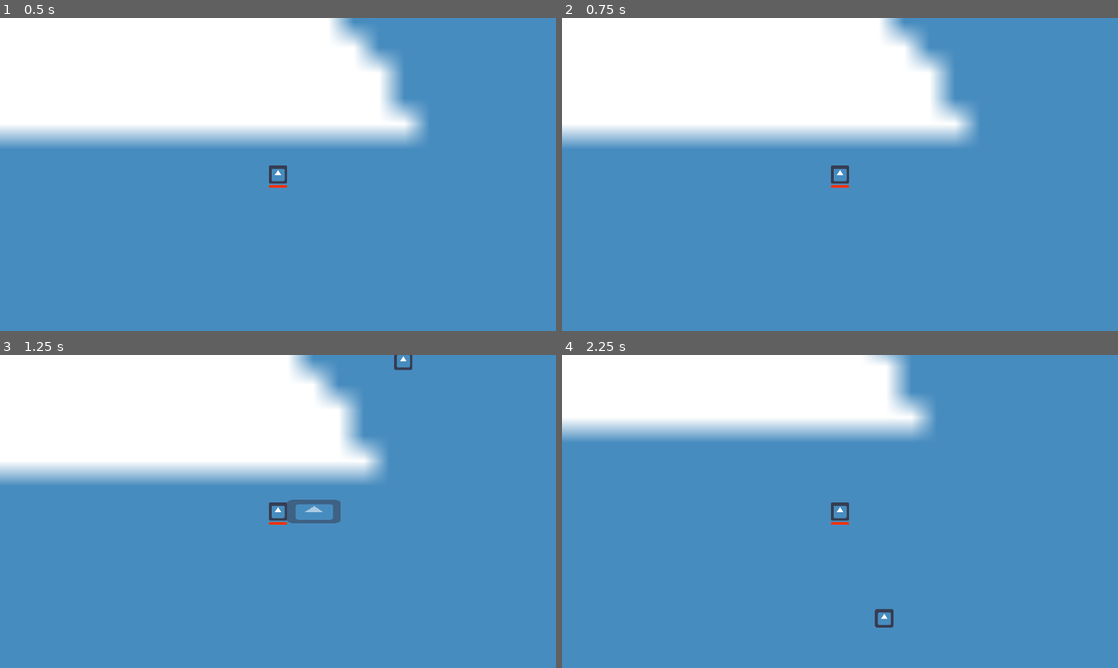
Above: before the commit, frames 1-4 (two rows, left to right).
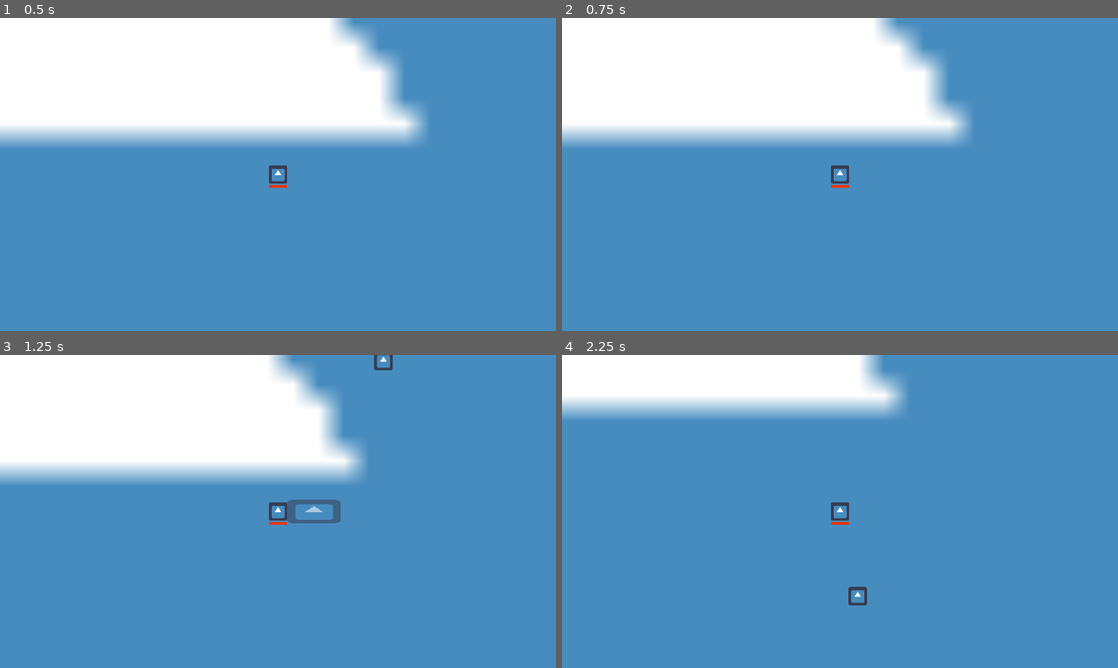
Above: after the commit, the same moments.

Repository: Merliin42/ludum-dare-56
Game: Godot game, scene res://main.tscn
Same seed, same stepped clock (60 frames per second), same inputs: the game is played once before the commit and once after it. The engine's default icon, where the game draws it, is replaced by a stand-in: a white triangle on a blue panel in a dark square.
Inputs:
- Up to frame 1 (0.5 s): no input
- Up to frame 2 (0.75 s): tap Enter at 0.5 s; hold D (character_right) from 0.53 s (still down)
- Up to frame 3 (1.25 s): keep holding D (character_right)
- Up to frame 4 (2.25 s): release D (character_right) at 1.28 s; hold S (character_down) 1.28-2.03 s; hold D (character_right) from 2.03 s (still down)

Frame 1 is identical in both runs. In frame 2, 1.4% of the frame differs, in the area x 56-75%, y 0-38%; in frame 3, 3.4%; in frame 4, 9.8%, in the area x 0-67%, y 0-88%.

Commit message:
enemy drop xp

Diff:
--- a/Character/character.tscn
+++ b/Character/character.tscn
@@ -60,6 +60,7 @@
 collision_mask = 0
 motion_mode = 1
 script = ExtResource("1_fn5m8")
+speed = 300
 metadata/_edit_group_ = true
 
 [node name="CollisionShape2D" type="CollisionShape2D" parent="."]
--- a/Mob/mob.gd
+++ b/Mob/mob.gd
@@ -8,6 +8,8 @@
 @export var damages := 10;
 
 @onready var health := max_health;
+
+var xp := preload('res://XP/xp.tscn');
 
 func _process(delta: float) -> void:
 	var camera = get_viewport().get_camera_2d()
@@ -30,4 +32,7 @@
 func _on_animation_player_animation_finished(anim_name: StringName) -> void:
 	if anim_name == 'take_damage':
 		if health <= 0 :
+			var xp_instance = xp.instantiate();
+			xp_instance.position = self.position;
+			get_parent().add_child(xp_instance);
 			queue_free();
--- /dev/null
+++ b/XP/xp.gd
@@ -0,0 +1,9 @@
+extends Area2D
+
+
+
+func _on_body_entered(body:Node2D) -> void:
+	$Timer.start();
+
+func _on_timer_timeout() -> void:
+	queue_free();
--- /dev/null
+++ b/XP/xp.tscn
@@ -0,0 +1,24 @@
+[gd_scene load_steps=4 format=3 uid="uid://b86fc5e2ikdc4"]
+
+[ext_resource type="Script" path="res://XP/xp.gd" id="1_2ae3j"]
+[ext_resource type="Texture2D" uid="uid://bvcr1dcpqw76u" path="res://icon.png" id="1_h2ija"]
+
+[sub_resource type="CircleShape2D" id="CircleShape2D_k4cxn"]
+radius = 8.0
+
+[node name="XP" type="Area2D"]
+collision_layer = 4
+script = ExtResource("1_2ae3j")
+
+[node name="Sprite2D" type="Sprite2D" parent="."]
+scale = Vector2(0.25, 0.25)
+texture = ExtResource("1_h2ija")
+
+[node name="CollisionShape2D" type="CollisionShape2D" parent="."]
+shape = SubResource("CircleShape2D_k4cxn")
+
+[node name="Timer" type="Timer" parent="."]
+wait_time = 0.1
+
+[connection signal="body_entered" from="." to="." method="_on_body_entered"]
+[connection signal="timeout" from="Timer" to="." method="_on_timer_timeout"]
